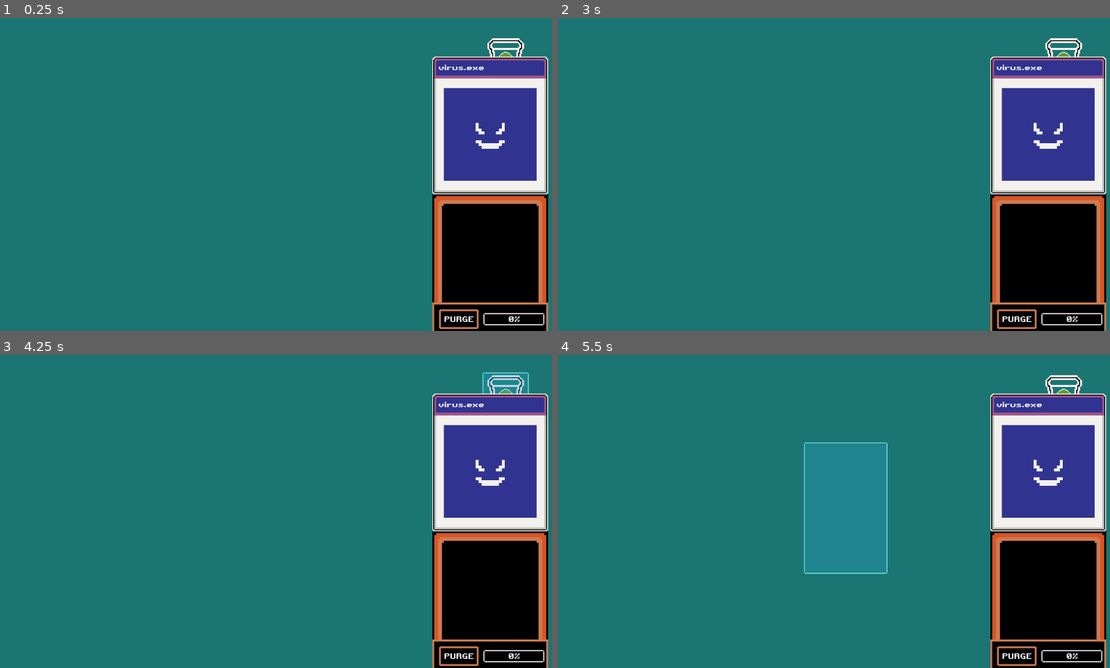
Above: before the commit, frames 1-4 (two rows, left to right).
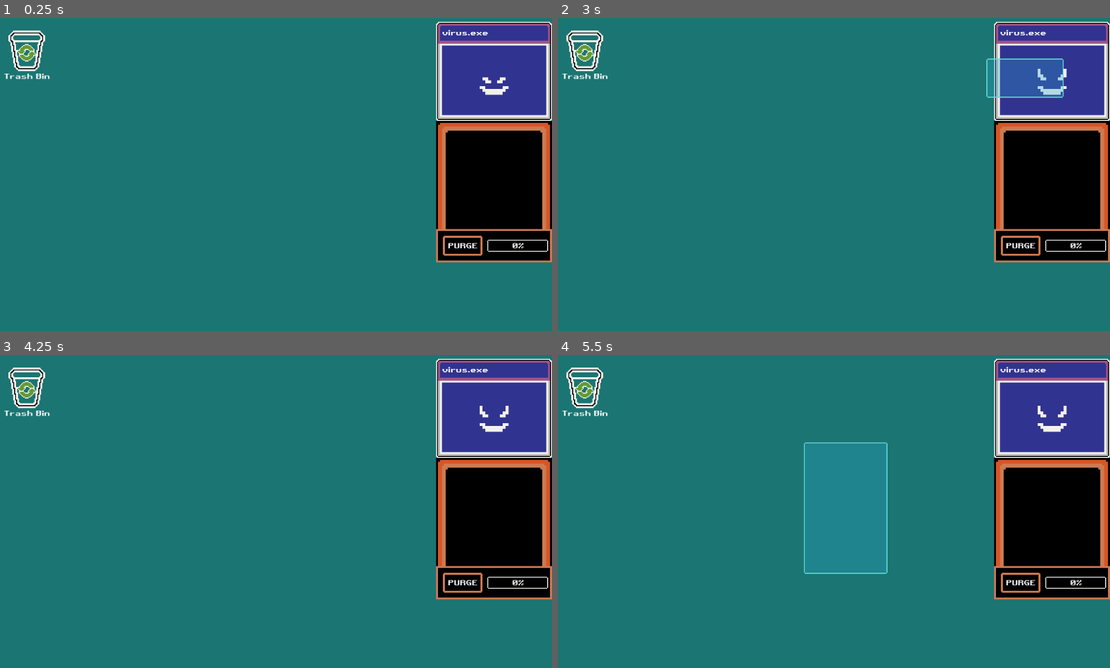
Above: after the commit, the same moments.

Repository: VileOar/ludum-dare-54
Game: Godot game, scene res://scenes/desktop.tscn
Two runs of this game, one before a commit and one after it. Both use one fixed random seed, a clock stepped at 60 frames per second and the inputs below. This scene is started directly instead of the project's main scene. Sound files missing from this copy of the repository are replaced by a short silence.
Inputs (mouse positions are in pixels of both pictures, inside the frame that each line leads up to):
- Up to frame 1 (0.25 s): no input
- Up to frame 2 (3 s): click "PURGE" at 0.5 s; click "PURGE" at 1.25 s; click "PURGE" at 2 s; tap Enter at 2.75 s; drag from (1065, 58) to (834, 174) at 2.77 s
- Up to frame 3 (4.25 s): drag from (491, 589) to (507, 395) at 3.52 s
- Up to frame 4 (5.5 s): move the mouse to (889, 442) at 4.27 s; click (889, 442) at 4.42 s; tap Space at 5 s; drag from (806, 574) to (889, 442) at 5.02 s

The runs differ from the first frame. In frame 1, 17% of the frame differs, in the area x 0-100%, y 1-100%; in frame 2, 18%; in frame 3, 17%; in frame 4, 17%.

Commit message:
added virus animations

Diff:
--- a/project.godot
+++ b/project.godot
@@ -17,8 +17,8 @@
 
 [autoload]
 
+SignalManager="*res://scripts/autoloads/signal_manager.gd"
 Global="*res://scripts/autoloads/global.gd"
-SignalManager="*res://scripts/autoloads/signal_manager.gd"
 
 [display]
 
--- a/scenes/desktop.tscn
+++ b/scenes/desktop.tscn
@@ -51,7 +51,7 @@
 [node name="Camera2D" type="Camera2D" parent="."]
 
 [node name="TrashBin" parent="." instance=ExtResource("2_n3o80")]
-position = Vector2(480, -240)
+position = Vector2(-512, -256)
 
 [node name="Files" type="Node" parent="."]
 
@@ -78,7 +78,7 @@
 metadata/_edit_lock_ = true
 
 [node name="Antivirus" parent="." instance=ExtResource("10_lpn00")]
-offset_left = 448.0
-offset_top = 32.0
-offset_right = 448.0
-offset_bottom = 32.0
+offset_left = 456.0
+offset_top = -80.0
+offset_right = 456.0
+offset_bottom = -80.0
--- a/scenes/ui/antivirus.tscn
+++ b/scenes/ui/antivirus.tscn
@@ -6,6 +6,97 @@
 [ext_resource type="AudioStream" uid="uid://d2hyj1vdys72u" path="res://assets/audio/sounds/Click.wav" id="2_k3q13"]
 [ext_resource type="AudioStream" uid="uid://ckutu8ct3dp1p" path="res://assets/audio/sounds/purged magic.wav" id="3_c65l6"]
 [ext_resource type="Texture2D" uid="uid://c0bonum1s7cwo" path="res://assets/gfx/virus_face.png" id="5_ixnmx"]
+
+[sub_resource type="Animation" id="Animation_afmbr"]
+resource_name = "idle"
+length = 3.0
+loop_mode = 1
+step = 0.05
+tracks/0/type = "value"
+tracks/0/imported = false
+tracks/0/enabled = true
+tracks/0/path = NodePath("Sprite2D:frame_coords")
+tracks/0/interp = 1
+tracks/0/loop_wrap = true
+tracks/0/keys = {
+"times": PackedFloat32Array(0, 0.2, 0.25),
+"transitions": PackedFloat32Array(1, 1, 1),
+"update": 0,
+"values": [Vector2i(0, 0), Vector2i(3, 0), Vector2i(0, 0)]
+}
+
+[sub_resource type="Animation" id="Animation_h0vkc"]
+length = 0.001
+tracks/0/type = "value"
+tracks/0/imported = false
+tracks/0/enabled = true
+tracks/0/path = NodePath("Sprite2D:frame_coords")
+tracks/0/interp = 1
+tracks/0/loop_wrap = true
+tracks/0/keys = {
+"times": PackedFloat32Array(0),
+"transitions": PackedFloat32Array(1),
+"update": 1,
+"values": [Vector2i(0, 0)]
+}
+
+[sub_resource type="Animation" id="Animation_osugx"]
+resource_name = "laugh"
+length = 1.2
+tracks/0/type = "value"
+tracks/0/imported = false
+tracks/0/enabled = true
+tracks/0/path = NodePath("Sprite2D:frame_coords")
+tracks/0/interp = 1
+tracks/0/loop_wrap = true
+tracks/0/keys = {
+"times": PackedFloat32Array(0, 0.1, 0.2, 0.3, 0.4, 0.5, 0.6, 0.7, 0.8, 0.9, 1, 1.1),
+"transitions": PackedFloat32Array(1, 1, 1, 1, 1, 1, 1, 1, 1, 1, 1, 1),
+"update": 1,
+"values": [Vector2i(0, 1), Vector2i(1, 1), Vector2i(0, 1), Vector2i(1, 1), Vector2i(0, 1), Vector2i(1, 1), Vector2i(0, 1), Vector2i(1, 1), Vector2i(0, 1), Vector2i(1, 1), Vector2i(0, 1), Vector2i(1, 1)]
+}
+
+[sub_resource type="Animation" id="Animation_yikwb"]
+resource_name = "angry"
+step = 0.05
+tracks/0/type = "value"
+tracks/0/imported = false
+tracks/0/enabled = true
+tracks/0/path = NodePath("Sprite2D:frame_coords")
+tracks/0/interp = 1
+tracks/0/loop_wrap = true
+tracks/0/keys = {
+"times": PackedFloat32Array(0, 0.3, 0.35, 0.65, 0.7, 1),
+"transitions": PackedFloat32Array(1, 1, 1, 1, 1, 1),
+"update": 0,
+"values": [Vector2i(0, 2), Vector2i(5, 2), Vector2i(0, 2), Vector2i(5, 2), Vector2i(0, 2), Vector2i(5, 2)]
+}
+
+[sub_resource type="Animation" id="Animation_nc2sy"]
+resource_name = "code"
+length = 1.3
+step = 0.05
+tracks/0/type = "value"
+tracks/0/imported = false
+tracks/0/enabled = true
+tracks/0/path = NodePath("Sprite2D:frame_coords")
+tracks/0/interp = 1
+tracks/0/loop_wrap = true
+tracks/0/keys = {
+"times": PackedFloat32Array(0, 0.6, 0.65, 1.25),
+"transitions": PackedFloat32Array(1, 1, 1, 1),
+"update": 0,
+"values": [Vector2i(0, 3), Vector2i(7, 3), Vector2i(0, 3), Vector2i(7, 3)]
+}
+
+[sub_resource type="AnimationLibrary" id="AnimationLibrary_xi3eb"]
+_data = {
+"RESET": SubResource("Animation_h0vkc"),
+"angry": SubResource("Animation_yikwb"),
+"code": SubResource("Animation_nc2sy"),
+"idle": SubResource("Animation_afmbr"),
+"laugh": SubResource("Animation_osugx")
+}
 
 [sub_resource type="RectangleShape2D" id="RectangleShape2D_ija6y"]
 size = Vector2(176, 176)
@@ -53,10 +144,12 @@
 
 [node name="VirusWindow" type="VBoxContainer" parent="VBoxContainer"]
 layout_mode = 2
+mouse_filter = 2
 theme_override_constants/separation = 0
 
 [node name="TitlePanel" type="PanelContainer" parent="VBoxContainer/VirusWindow"]
 layout_mode = 2
+mouse_filter = 2
 theme_type_variation = &"TitlePanel"
 
 [node name="Label" type="Label" parent="VBoxContainer/VirusWindow/TitlePanel"]
@@ -64,15 +157,23 @@
 text = "virus.exe"
 
 [node name="WindowPanel" type="PanelContainer" parent="VBoxContainer/VirusWindow"]
-custom_minimum_size = Vector2(240, 240)
-layout_mode = 2
+custom_minimum_size = Vector2(240, 160)
+layout_mode = 2
+mouse_filter = 2
 theme_type_variation = &"WindowPanel"
 
+[node name="ColorRect" type="ColorRect" parent="VBoxContainer/VirusWindow/WindowPanel"]
+layout_mode = 2
+mouse_filter = 2
+color = Color(0.192157, 0.2, 0.564706, 1)
+
 [node name="CenterContainer" type="CenterContainer" parent="VBoxContainer/VirusWindow/WindowPanel"]
 layout_mode = 2
+mouse_filter = 2
 
 [node name="Control" type="Control" parent="VBoxContainer/VirusWindow/WindowPanel/CenterContainer"]
 layout_mode = 2
+mouse_filter = 2
 
 [node name="Sprite2D" type="Sprite2D" parent="VBoxContainer/VirusWindow/WindowPanel/CenterContainer/Control"]
 scale = Vector2(6, 6)
@@ -80,6 +181,12 @@
 hframes = 8
 vframes = 4
 
+[node name="VirusAnim" type="AnimationPlayer" parent="VBoxContainer/VirusWindow/WindowPanel/CenterContainer/Control"]
+unique_name_in_owner = true
+libraries = {
+"": SubResource("AnimationLibrary_xi3eb")
+}
+
 [node name="PanelContainer2" type="PanelContainer" parent="VBoxContainer"]
 custom_minimum_size = Vector2(240, 224)
 layout_mode = 2
@@ -145,6 +252,7 @@
 mouse_filter = 2
 theme_type_variation = &"OrangeProgressbar"
 
+[connection signal="animation_finished" from="VBoxContainer/VirusWindow/WindowPanel/CenterContainer/Control/VirusAnim" to="." method="_on_virus_anim_animation_finished"]
 [connection signal="mouse_entered" from="VBoxContainer/PanelContainer2/Area2D" to="." method="_on_area_2d_mouse_entered"]
 [connection signal="mouse_exited" from="VBoxContainer/PanelContainer2/Area2D" to="." method="_on_area_2d_mouse_exited"]
 [connection signal="mouse_entered" from="VBoxContainer/PanelContainer/HBoxContainer/PurgeButton" to="." method="_on_mouse_enter_play_hover_sfx"]
--- a/scripts/autoloads/global.gd
+++ b/scripts/autoloads/global.gd
@@ -73,6 +73,7 @@
 		current_wave = value
 		if current_wave > WAVE_TIMES.size():
 			current_wave = WAVE_TIMES.size()
+		SignalManager.new_wave.emit(current_wave)
 
 ## Weights of spawn dictated by current wave
 const FILE_TYPES_WEIGHTS = [
--- a/scripts/autoloads/signal_manager.gd
+++ b/scripts/autoloads/signal_manager.gd
@@ -43,3 +43,9 @@
 ## this signal is emitted periodically with a file type by the file spawner[br]
 ## the desktop should be in charge of actually creating the file node and randomly populating it
 signal new_file(file_type)
+
+
+# --- || OTHER EVENTS || ---
+
+signal corrupted_file_effect_used
+signal new_wave(wave)
--- a/scripts/files/corrupted_file.gd
+++ b/scripts/files/corrupted_file.gd
@@ -35,4 +35,5 @@
 
 ## Explode Files
 func explode_files():
+	SignalManager.corrupted_file_effect_used.emit()
 	SignalManager.explode_files.emit(global_position, EXPLODE_QUANTITY * Global.current_wave / 2)
--- a/scripts/systems/desktop.gd
+++ b/scripts/systems/desktop.gd
@@ -58,6 +58,9 @@
 			new_window = recycling_window_scene.instantiate()
 			windows_pos = last_position
 			new_window.space_to_recycle = space_to_free
+
+	if window_type != Global.WindowTypes.RECYCLING:
+		SignalManager.corrupted_file_effect_used.emit()
 
 	windows_pos = _clamp_within_bounds(windows_pos)
 	var window_properties = Global.window_properties[window_type]
@@ -136,7 +139,6 @@
 	window_instance.description = properties["description"]
 
 
-
 ## return a position within desktop bounds
 func _get_position_within_bounds():
 	var xx = randf_range(-_bounds_rect.size.x/2, _bounds_rect.size.x/2)
--- a/scripts/ui/antivirus.gd
+++ b/scripts/ui/antivirus.gd
@@ -9,6 +9,8 @@
 @onready var _purge_sfx = $PurgeSFX
 @onready var _click_sfx = $ClickSFX
 @onready var _hover_sfx = $HoverSFX
+
+@onready var _virus_anim := %VirusAnim
 
 var _mouse_hovered := false
 
@@ -28,10 +30,14 @@
 
 
 func _ready():
+	_virus_anim.play("idle")
 	SignalManager.release_files.connect(_on_release_files)
 	_max_quarantine_size = _quarantine_grid.get_child_count()
 	_active = true
 
+	SignalManager.new_wave.connect(_virus_code)
+	SignalManager.corrupted_file_effect_used.connect(_virus_laugh)
+	SignalManager.free_space.connect(_virus_angry) # also on _purge_files()
 
 
 func _process(delta):
@@ -86,6 +92,8 @@
 	_purge_progressbar.value = _purge_counter
 	_update_grid_graphics()
 
+	_virus_angry(0)
+
 
 func _update_grid_graphics():
 	# update grid graphics
@@ -123,3 +131,24 @@
 	_click_sfx.play()
 	if not _quarantine_queue.is_empty():
 		_purging = true
+
+
+func _virus_laugh():
+	_virus_switch_anim("laugh")
+
+
+func _virus_angry(_a):
+	_virus_switch_anim("angry")
+
+
+func _virus_code(_a):
+	_virus_switch_anim("code")
+
+
+func _virus_switch_anim(anim_name):
+	if _virus_anim.current_animation == "idle" or not _virus_anim.is_playing():
+		_virus_anim.play(anim_name)
+
+
+func _on_virus_anim_animation_finished(_anim_name):
+	_virus_anim.play("idle")
--- a/scripts/windows/recycling_window.gd
+++ b/scripts/windows/recycling_window.gd
@@ -45,5 +45,6 @@
 
 func _on_button_pressed():
 	play_click_sfx()
+	SignalManager.after_recycle_time.emit()
 	await _click_sfx.finished
 	self.queue_free()
Binary file changed: assets/aseprite/virus_face.aseprite
Binary file changed: assets/gfx/virus_face.png
Not shown: 1 places in scenes/ui/antivirus.tscn that only renumber resources
